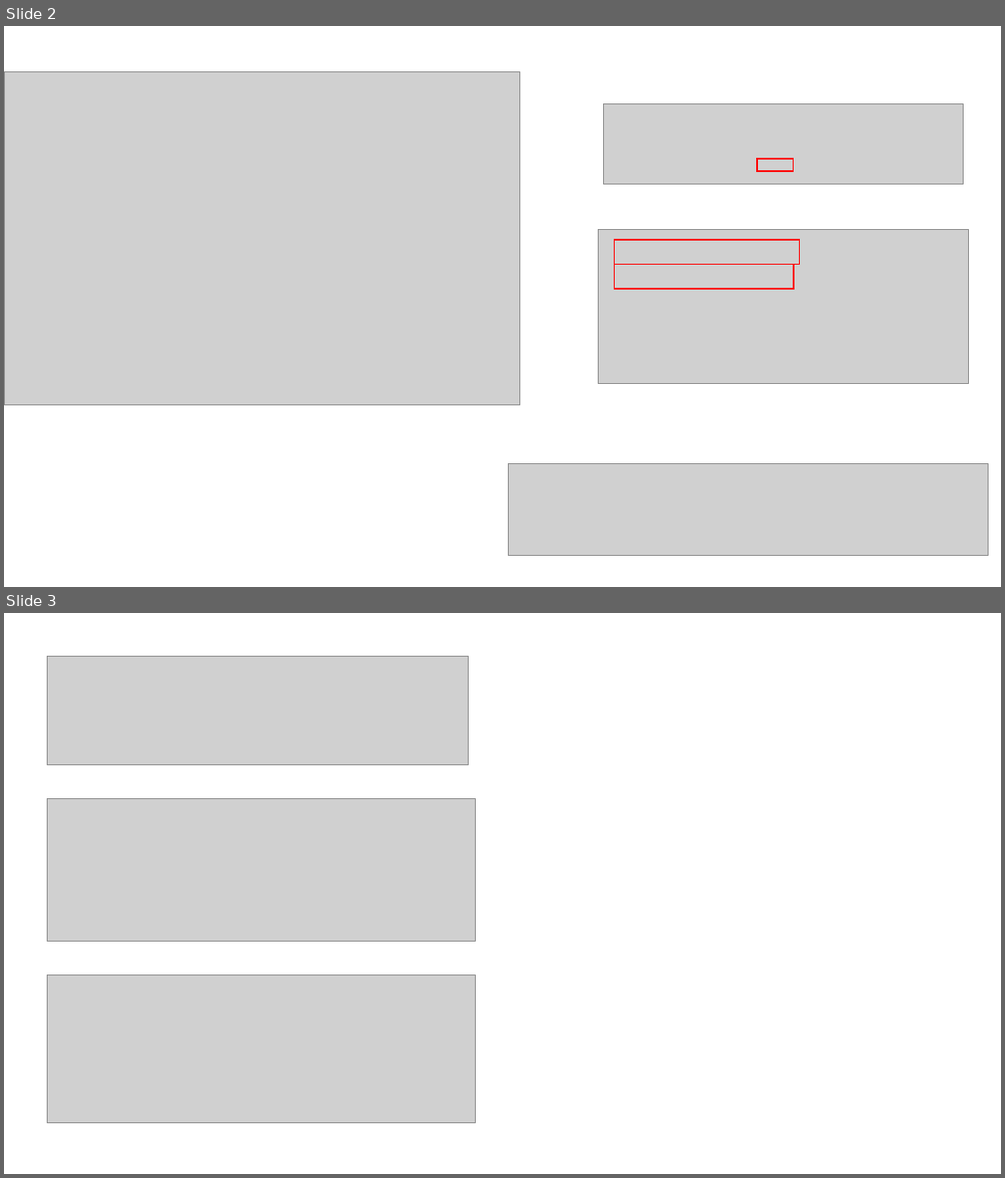
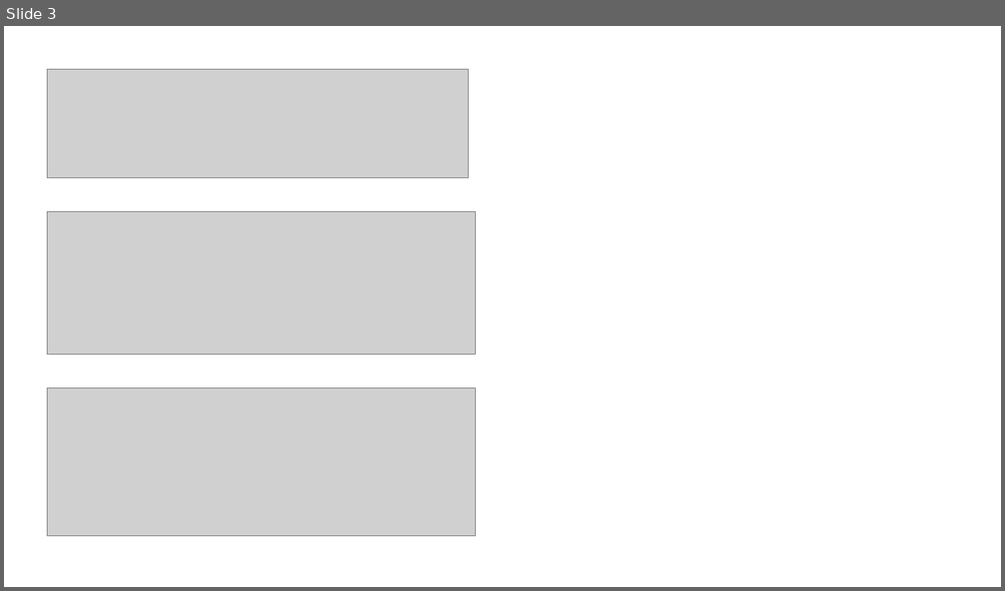
Before and after one commit to cooper35211-max/net_class, a slide deck: 網站與簡報/note.pptx. Shown one above the other, each under a label of ours: slides 2 and 3 before the commit, slide 3 after it. The pictures are 1005x1178 and 1005x591 pixels, drawn with LibreOffice and Linux fonts; fonts in the diff are those of the drawing; grey boxes stand for pictures. Boxes give left, top, right and bottom in pixels: in the first picture for what was removed or moved away, otherwise in the second. Text is boxed around its words. In the diff, an @@ line names an element or a change of style, - is before the commit and + after.

```diff
--- a/網站與簡報/note.pptx
+++ b/網站與簡報/note.pptx
@@ slide 2 removed at <box>4,26,1001,587</box>, background #FFFFFF @@
@@ picture removed at <box>4,72,520,405</box> @@
@@ picture removed at <box>603,103,963,184</box> @@
@@ rectangle removed at <box>757,160,793,171</box> @@
@@ picture removed at <box>599,230,969,384</box> @@
@@ rectangle removed at <box>615,240,799,265</box> @@
@@ rectangle removed at <box>615,265,793,289</box> @@
@@ picture removed at <box>509,464,988,555</box> @@
```
Also in this commit, not shown: 1 slide changed, 7 slides added, 2 other slides removed, 3 other files.
